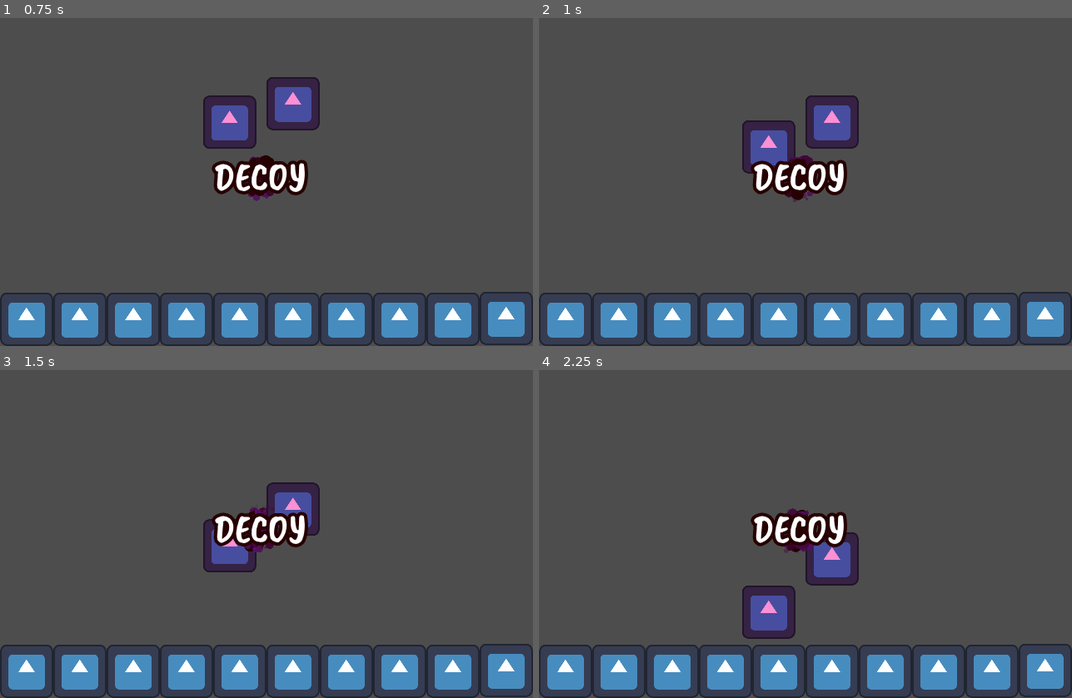
Above: before the commit, frames 1-4 (two rows, left to right).
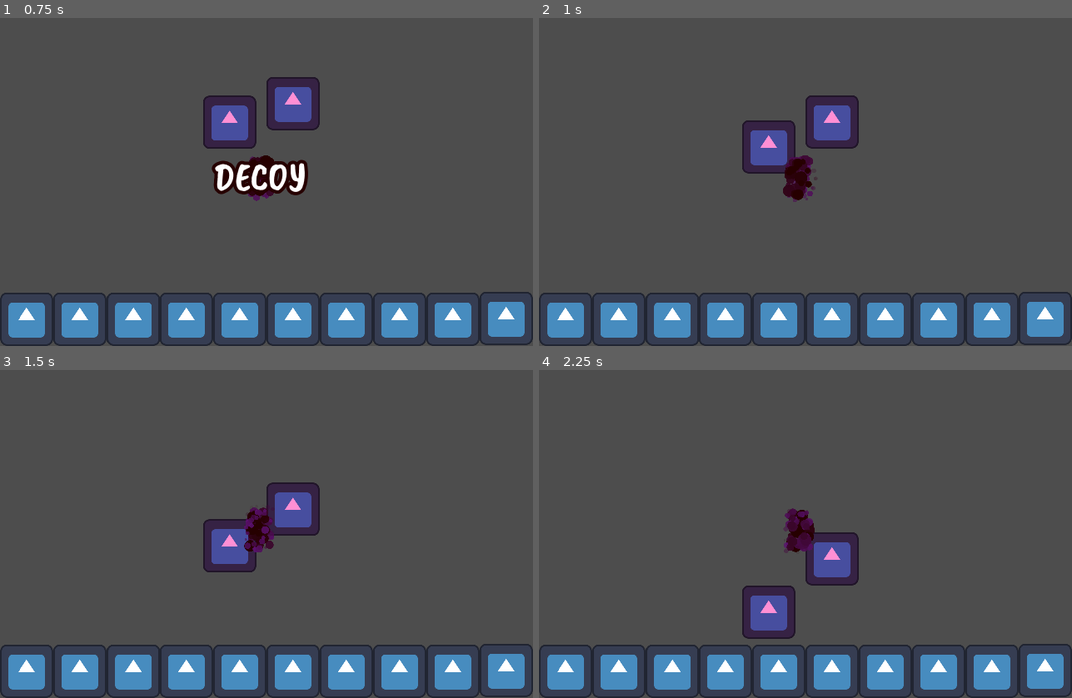
Above: after the commit, the same moments.

Repository: ozbonus/super_word_smash
Game: Godot game, scene res://tests/decoy_label_collision_test.tscn
Same seed, same stepped clock (60 frames per second), same inputs: the game is played once before the commit and once after it. This scene is started directly instead of the project's main scene. The engine's default icon, where the game draws it, is replaced by a stand-in: a white triangle on a blue panel in a dark square.
Inputs:
- Up to frame 1 (0.75 s): no input
- Up to frame 2 (1 s): no input
- Up to frame 3 (1.5 s): no input
- Up to frame 4 (2.25 s): no input

Frame 1 is identical in both runs. In frame 2, 1.5% of the frame differs, in the area x 39-58%, y 43-55%; in frame 3, 1.5%; in frame 4, 1.6%.

Commit message:
Animate opacity.

Diff:
--- a/components/goal.tscn
+++ b/components/goal.tscn
@@ -17,9 +17,38 @@
 
 [sub_resource type="Animation" id="Animation_ymhr6"]
 resource_name = "fade"
+length = 0.2
+tracks/0/type = "value"
+tracks/0/imported = false
+tracks/0/enabled = true
+tracks/0/path = NodePath("Control/RichTextLabel:self_modulate")
+tracks/0/interp = 1
+tracks/0/loop_wrap = true
+tracks/0/keys = {
+"times": PackedFloat32Array(0, 0.19999999),
+"transitions": PackedFloat32Array(1, 1),
+"update": 0,
+"values": [Color(1, 1, 1, 1), Color(1, 1, 1, 0)]
+}
+
+[sub_resource type="Animation" id="Animation_kd5cd"]
+length = 0.001
+tracks/0/type = "value"
+tracks/0/imported = false
+tracks/0/enabled = true
+tracks/0/path = NodePath("Control/RichTextLabel:self_modulate")
+tracks/0/interp = 1
+tracks/0/loop_wrap = true
+tracks/0/keys = {
+"times": PackedFloat32Array(0),
+"transitions": PackedFloat32Array(1),
+"update": 0,
+"values": [Color(1, 1, 1, 1)]
+}
 
 [sub_resource type="AnimationLibrary" id="AnimationLibrary_kd5cd"]
 _data = {
+&"RESET": SubResource("Animation_kd5cd"),
 &"fade": SubResource("Animation_ymhr6")
 }
 
Not shown: 1 places in components/goal.tscn that only renumber resources
